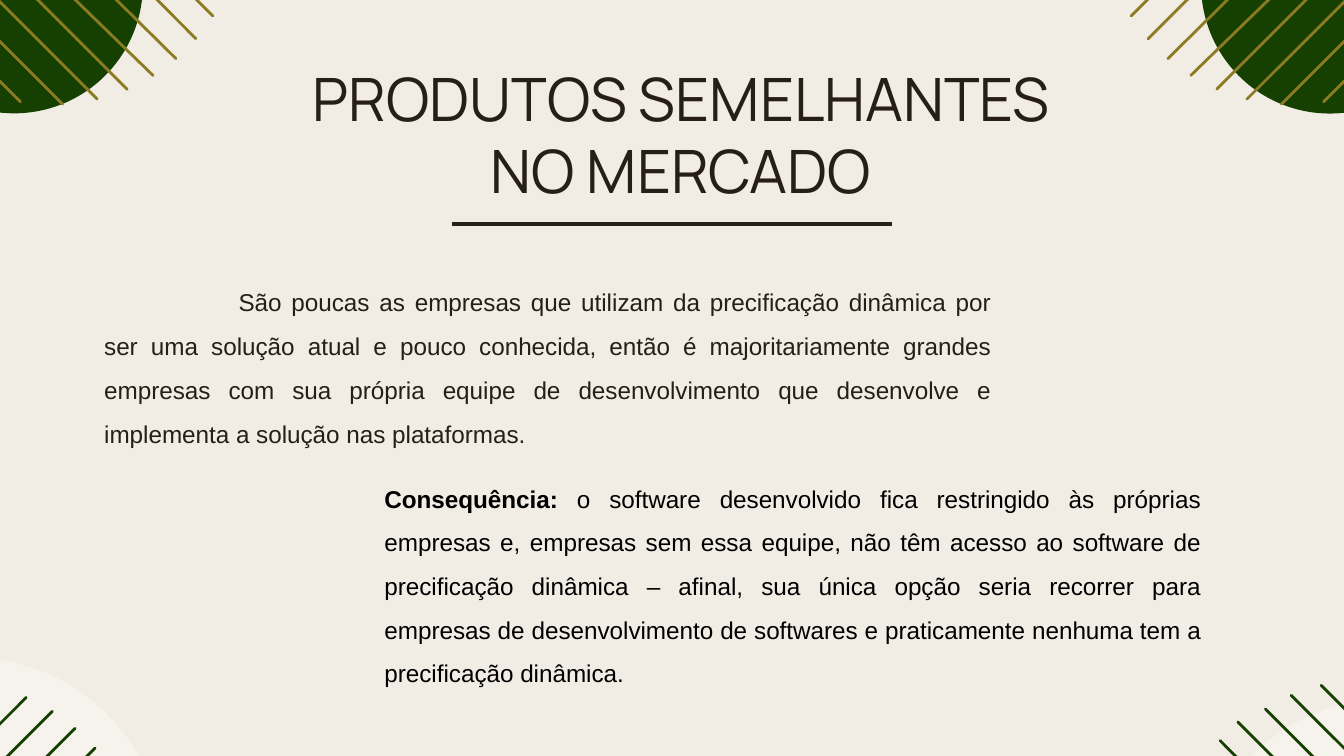
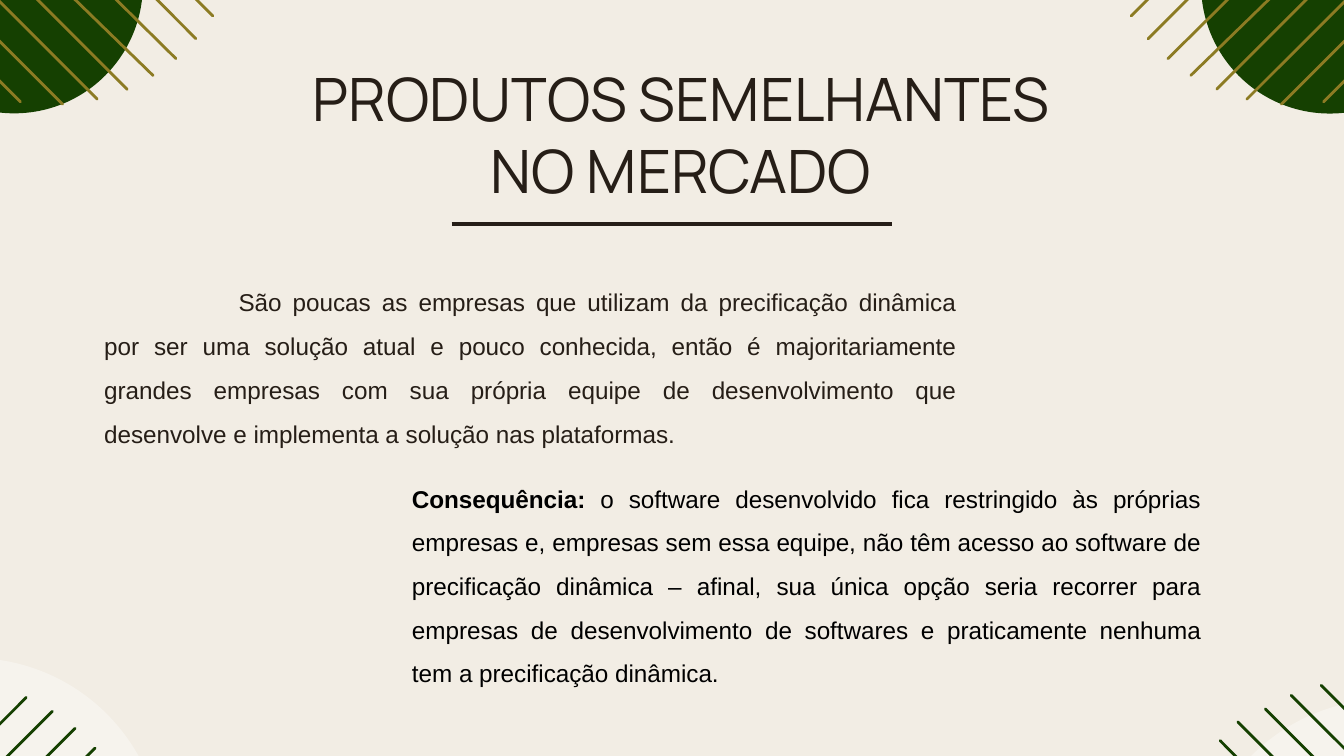
Before and after one commit to rafaellabastos/challenge-pitch-qa, a slide deck: slide 16 of Pitch-SavvyFix.pptx. Drawn at 1344x756 pixels with LibreOffice and Linux fonts; fonts in the diff are those of the drawing. Boxes give left, top, right and bottom in pixels: in the first picture for what was removed or moved away, otherwise in the second. Text is boxed around its words. In the diff, an @@ line names an element or a change of style, - is before the commit and + after.

```diff
--- a/Pitch-SavvyFix.pptx
+++ b/Pitch-SavvyFix.pptx
@@ subtitle "São poucas as empresas que ..." rewrapped from (x1=104, y1=293, x2=991, y2=448) to (x1=104, y1=293, x2=956, y2=448) @@
@@ text "Consequência: o software desenvolvido fica ..." rewrapped from (x1=384, y1=490, x2=1201, y2=687) to (x1=412, y1=490, x2=1201, y2=687) @@
```
Also in this commit, not shown: 8 other slides changed.
